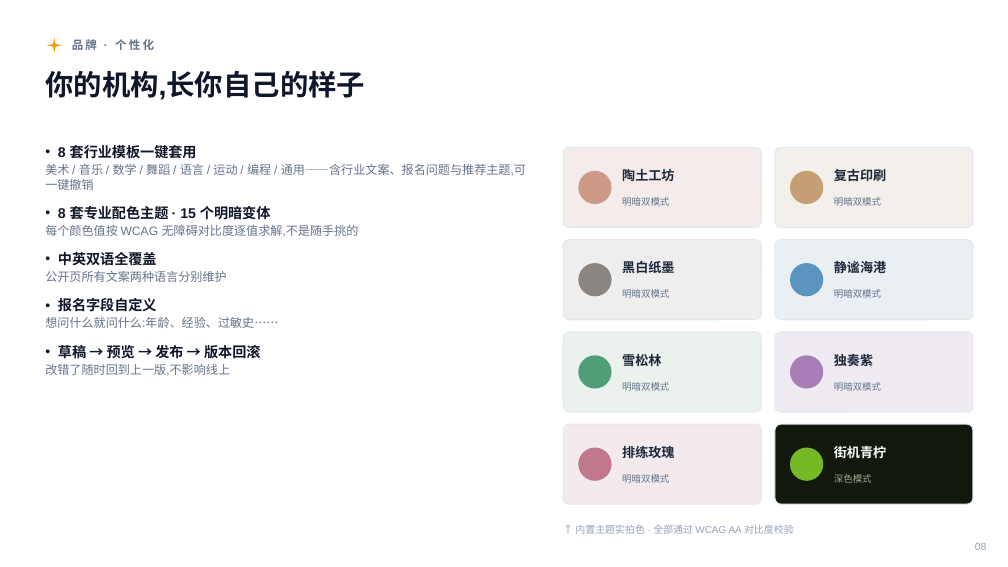
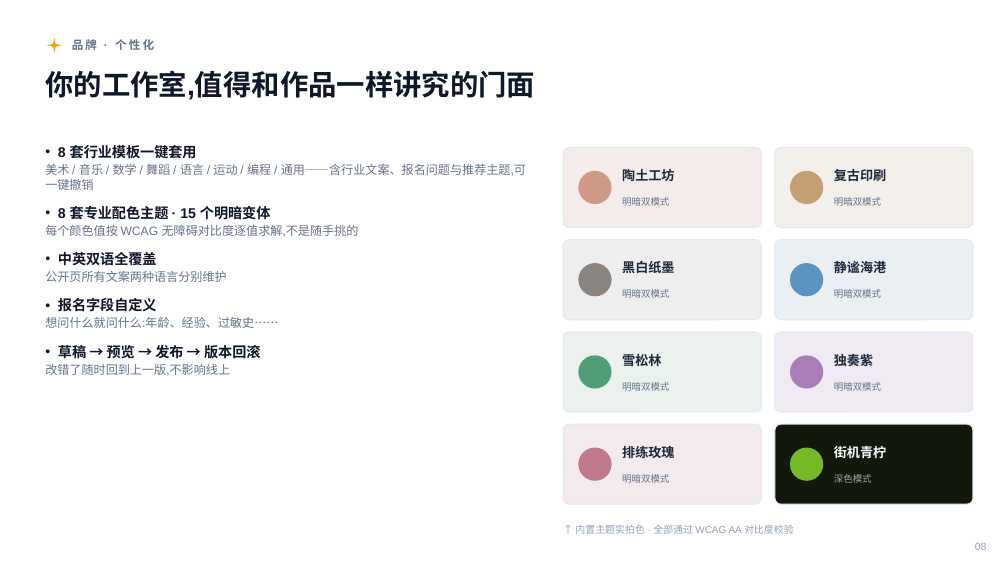
Before and after one commit to kenshinice-ai/studio-saas, a slide deck: slide 8 of docs/sales/PWE_StudioSaaS_销售介绍.pptx. Drawn at 1008x567 pixels with LibreOffice and Linux fonts; fonts in the diff are those of the drawing. Boxes give left, top, right and bottom in pixels: in the first picture for what was removed or moved away, otherwise in the second. Text is boxed around its words. In the diff, an @@ line names an element or a change of style, - is before the commit and + after.

```diff
--- a/docs/sales/PWE_StudioSaaS_销售介绍.pptx
+++ b/docs/sales/PWE_StudioSaaS_销售介绍.pptx
@@ text at (45,70,535,100): text changed @@
-你的机构,长你自己的样子
+你的工作室,值得和作品一样讲究的门面
```
Also in this commit, not shown: 12 other slides changed, 4 other files.
